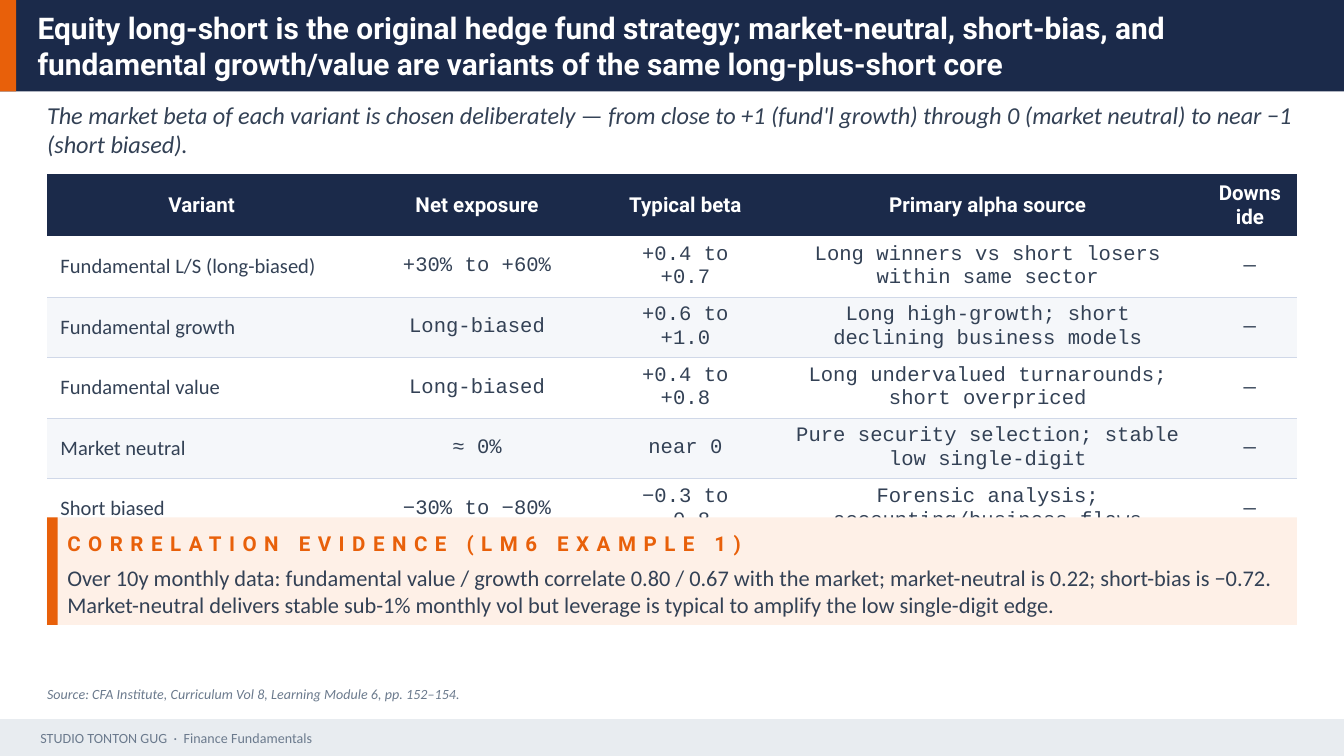
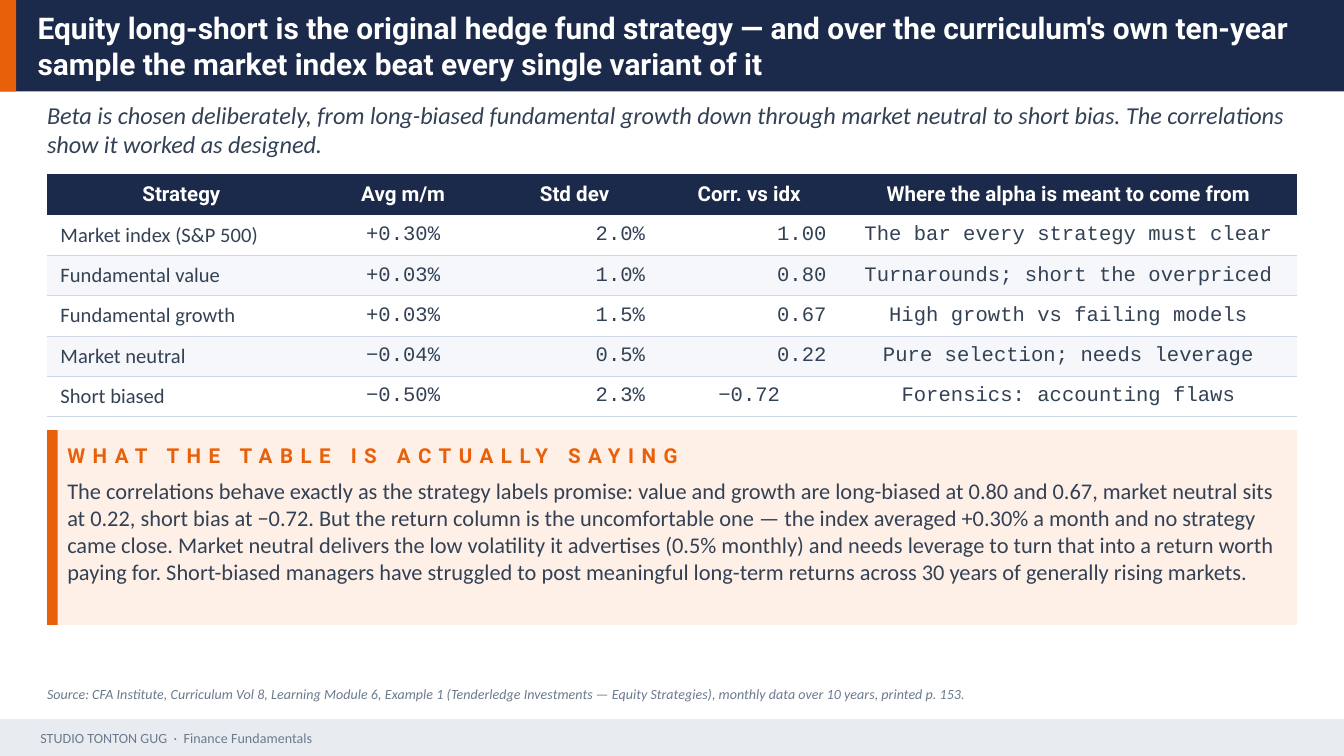
Before and after one commit to Gug4ever/Tonton_Gug_Studio, a slide deck: slide 32 of assets/finance/D19_Alternative_Investments.pptx (slide 31 before the commit). Drawn at 1344x756 pixels with LibreOffice and Linux fonts; fonts in the diff are those of the drawing. Boxes give left, top, right and bottom in pixels: in the first picture for what was removed or moved away, otherwise in the second. Text is boxed around its words. In the diff, an @@ line names an element or a change of style, - is before the commit and + after.

```diff
--- a/assets/finance/D19_Alternative_Investments.pptx
+++ b/assets/finance/D19_Alternative_Investments.pptx
@@ text at (38,16,1288,82): text changed @@
-Equity long-short is the original hedge fund strategy; market-neutral, short-bias, and fundamental growth/value are variants of the same long-plus-short core
+Equity long-short is the original hedge fund strategy — and over the curriculum's own ten-year sample the market index beat every single variant of it
@@ text at (47,107,1283,157): text changed @@
-The market beta of each variant is chosen deliberately — from close to +1 (fund'l growth) through 0 (market neutral) to near −1 (short biased).
+Beta is chosen deliberately, from long-biased fundamental growth down through market neutral to short bias. The correlations show it worked as designed.
@@ table at (47,175,1297,410) @@
-row 1: Variant | Net exposure | Typical beta | Primary alpha source | Downside
+row 1: Strategy | Avg m/m | Std dev | Corr. vs idx | Where the alpha is meant to come from
-row 2: Fundamental L/S (long-biased) | +30% to +60% | +0.4 to +0.7 | Long winners vs short losers within same sector | —
+row 2: Market index (S&P 500) | +0.30% | 2.0% | 1.00 | The bar every strategy must clear
-row 3: Fundamental growth | Long-biased | +0.6 to +1.0 | Long high-growth; short declining business models | —
+row 3: Fundamental value | +0.03% | 1.0% | 0.80 | Turnarounds; short the overpriced
-row 4: Fundamental value | Long-biased | +0.4 to +0.8 | Long undervalued turnarounds; short overpriced | —
+row 4: Fundamental growth | +0.03% | 1.5% | 0.67 | High growth vs failing models
-row 5: Market neutral | ≈ 0% | near 0 | Pure security selection; stable low single-digit | —
+row 5: Market neutral | −0.04% | 0.5% | 0.22 | Pure selection; needs leverage
-row 6: Short biased | −30% to −80% | −0.3 to −0.8 | Forensic analysis; accounting/business flaws | —
+row 6: Short biased | −0.50% | 2.3% | −0.72 | Forensics: accounting flaws
@@ rectangle: place and size @@
-rectangle at (47,517,1297,625)
+rectangle at (47,430,1297,625)
@@ rectangle: place and size @@
-rectangle at (47,517,58,625)
+rectangle at (47,430,58,625)
@@ text at (67,483,1274,584): text changed @@
-Over 10y monthly data: fundamental value / growth correlate 0.80 / 0.67 with the market; market-neutral is 0.22; short-bias is −0.72. Market-neutral delivers stable sub-1% monthly vol but leverage is typical to amplify the low single-digit edge.
+The correlations behave exactly as the strategy labels promise: value and growth are long-biased at 0.80 and 0.67, market neutral sits at 0.22, short bias at −0.72. But the return column is the uncomfortable one — the index averaged +0.30% a month and no strategy came close. Market neutral delivers the low volatility it advertises (0.5% monthly) and needs leverage to turn that into a return worth paying for. Short-biased managers have struggled to post meaningful long-term returns across 30 years of generally rising markets.
@@ text at (67,535,740,556): text changed @@
-CORRELATION EVIDENCE (LM6 EXAMPLE 1)
+WHAT THE TABLE IS ACTUALLY SAYING
@@ text at (47,689,965,702): text changed @@
-Source: CFA Institute, Curriculum Vol 8, Learning Module 6, pp. 152–154.
+Source: CFA Institute, Curriculum Vol 8, Learning Module 6, Example 1 (Tenderledge Investments — Equity Strategies), monthly data over 10 years, printed p. 153.
```
Also in this commit, not shown: 26 other slides changed, 4 slides added, 3 slides removed, 9 other files.
